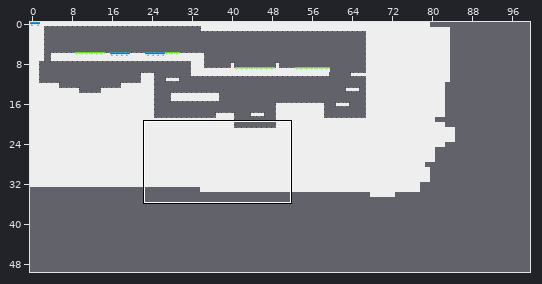
A Tiled map gets an edit: testLevel.tmx. Above, an overview of the earlier version with the close-up marked.
Close-up. Before:
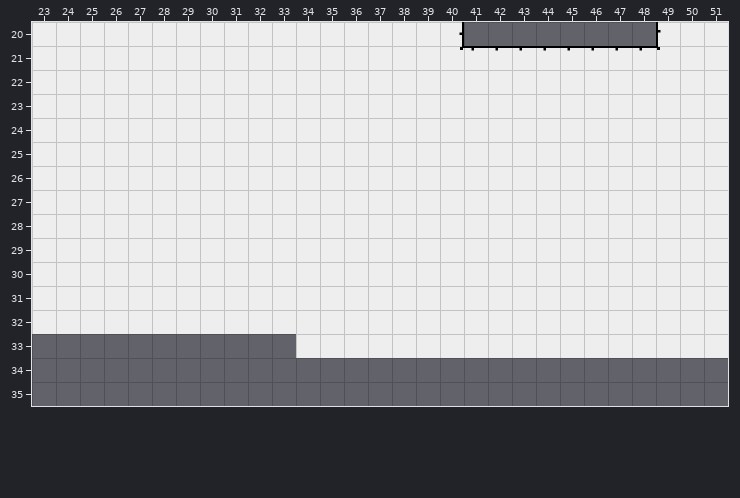
Cells are 32x32 px. Shown: x 23..51, y 20..35. The commit also changed other parts of the map, which this record leaves out.
The result:
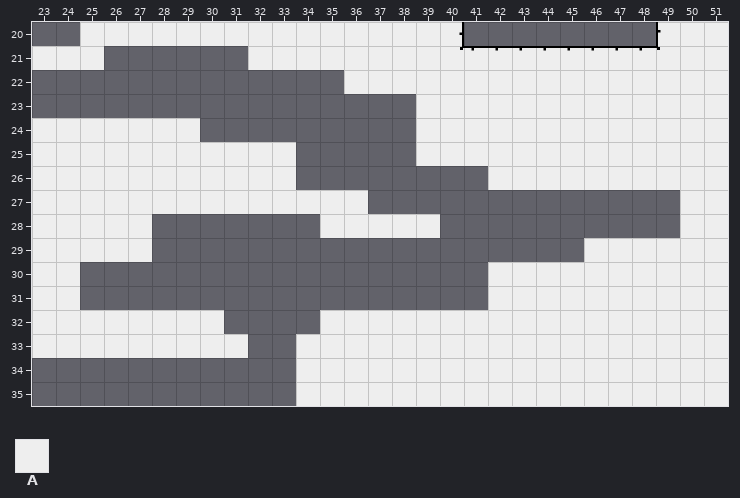
Key: from "tileSheet": A 16.
_ is an empty cell.
Changes in this commit:
Layer "level":
Tile A now appears in row 33 at x 23 to 31; in rows 34 to 35 at x 34 to 51.
The author cleared tile A in row 20 at x 23 to 24; in row 21 at x 26 to 31; in row 22 at x 23 to 35; in row 23 at x 23 to 38; in row 24 at x 30 to 38; in row 25 at x 34 to 38.
The author cleared tile A in row 26 at x 34 to 41; in row 27 at x 37 to 49; in row 28 at x 28 to 34 and 40 to 49; in row 29 at x 28 to 45; in rows 30 to 31 at x 25 to 41; in row 32 at x 31 to 34.
Changed places in both close-ups, as pixel boxes (x1, y1, x2, y2):
removed: (32, 22, 80, 46)
changed: (32, 46, 680, 358)
added: (296, 358, 728, 406)
